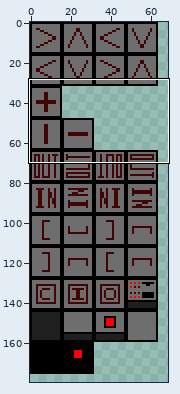
Sprite sheet: bf_resources/com/dmillerw/brainFuckBlocks/resources/blocks.png. Above: a wide view before the commit, with the close-up outlined.
Close-up. Earlier state:
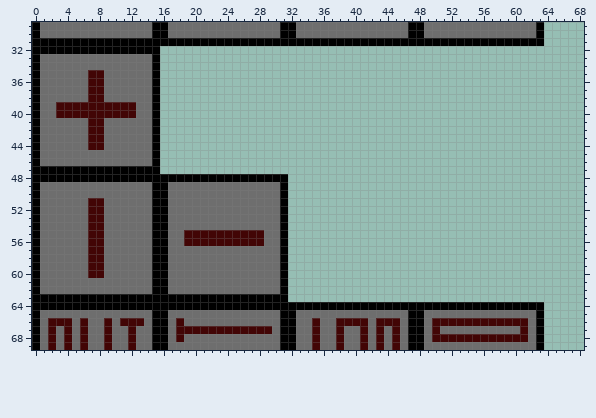
The file is 256x256 pixels. Shown: x 0..68, y 29..69. The wide view leaves out empty margins.
Now the later version:
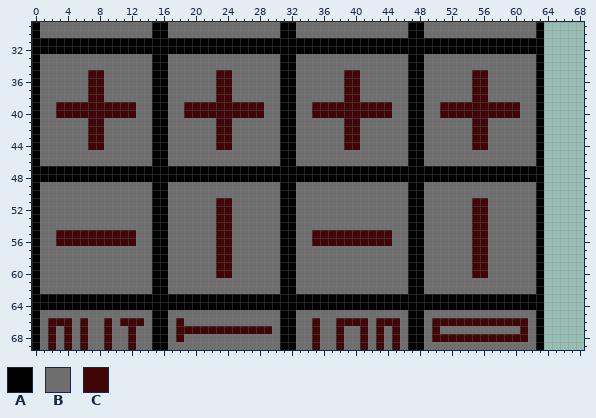
Palette (. is transparent): A #000000  B #6e6e6e  C #420505
Change:
Changed rows in their new state; - is an unchanged pixel.
first column x 3:
32 -------------AAAAAAAAAAAAAAAAAAAAAAAAAAAAAAAAAAAAAAAAAAAAAAAA
33 -------------ABBBBBBBBBBBBBBAABBBBBBBBBBBBBBAABBBBBBBBBBBBBBA
34 -------------ABBBBBBBBBBBBBBAABBBBBBBBBBBBBBAABBBBBBBBBBBBBBA
35 -------------ABBBBBBCCBBBBBBAABBBBBBCCBBBBBBAABBBBBBCCBBBBBBA
36 -------------ABBBBBBCCBBBBBBAABBBBBBCCBBBBBBAABBBBBBCCBBBBBBA
37 -------------ABBBBBBCCBBBBBBAABBBBBBCCBBBBBBAABBBBBBCCBBBBBBA
38 -------------ABBBBBBCCBBBBBBAABBBBBBCCBBBBBBAABBBBBBCCBBBBBBA
39 -------------ABBCCCCCCCCCCBBAABBCCCCCCCCCCBBAABBCCCCCCCCCCBBA
40 -------------ABBCCCCCCCCCCBBAABBCCCCCCCCCCBBAABBCCCCCCCCCCBBA
41 -------------ABBBBBBCCBBBBBBAABBBBBBCCBBBBBBAABBBBBBCCBBBBBBA
42 -------------ABBBBBBCCBBBBBBAABBBBBBCCBBBBBBAABBBBBBCCBBBBBBA
43 -------------ABBBBBBCCBBBBBBAABBBBBBCCBBBBBBAABBBBBBCCBBBBBBA
44 -------------ABBBBBBCCBBBBBBAABBBBBBCCBBBBBBAABBBBBBCCBBBBBBA
45 -------------ABBBBBBBBBBBBBBAABBBBBBBBBBBBBBAABBBBBBBBBBBBBBA
46 -------------ABBBBBBBBBBBBBBAABBBBBBBBBBBBBBAABBBBBBBBBBBBBBA
47 -------------AAAAAAAAAAAAAAAAAAAAAAAAAAAAAAAAAAAAAAAAAAAAAAAA
48 -----------------------------AAAAAAAAAAAAAAAAAAAAAAAAAAAAAAAA
49 -----------------------------ABBBBBBBBBBBBBBAABBBBBBBBBBBBBBA
50 -----------------------------ABBBBBBBBBBBBBBAABBBBBBBBBBBBBBA
51 ----BB--------------CC-------ABBBBBBBBBBBBBBAABBBBBBCCBBBBBBA
52 ----BB--------------CC-------ABBBBBBBBBBBBBBAABBBBBBCCBBBBBBA
53 ----BB--------------CC-------ABBBBBBBBBBBBBBAABBBBBBCCBBBBBBA
54 ----BB--------------CC-------ABBBBBBBBBBBBBBAABBBBBBCCBBBBBBA
55 CCCC--CCCC------BBBB--BBBB---ABBCCCCCCCCCCBBAABBBBBBCCBBBBBBA
56 CCCC--CCCC------BBBB--BBBB---ABBCCCCCCCCCCBBAABBBBBBCCBBBBBBA
57 ----BB--------------CC-------ABBBBBBBBBBBBBBAABBBBBBCCBBBBBBA
58 ----BB--------------CC-------ABBBBBBBBBBBBBBAABBBBBBCCBBBBBBA
59 ----BB--------------CC-------ABBBBBBBBBBBBBBAABBBBBBCCBBBBBBA
60 ----BB--------------CC-------ABBBBBBBBBBBBBBAABBBBBBCCBBBBBBA
61 -----------------------------ABBBBBBBBBBBBBBAABBBBBBBBBBBBBBA
62 -----------------------------ABBBBBBBBBBBBBBAABBBBBBBBBBBBBBA
63 -----------------------------AAAAAAAAAAAAAAAAAAAAAAAAAAAAAAAA
Where, in picture pixels (left, top, right, bottom), the same in both close-ups:
changed: (160, 46, 544, 302)
changed: (56, 198, 136, 278)
